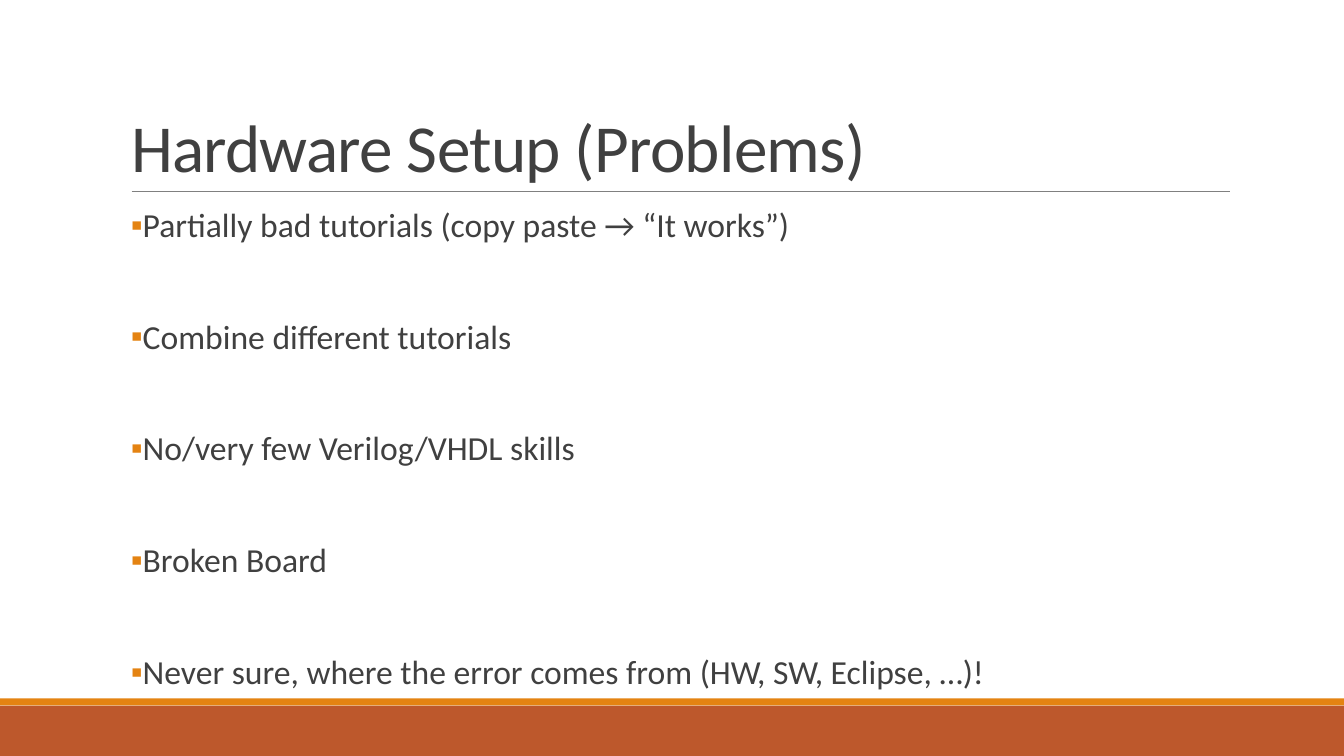
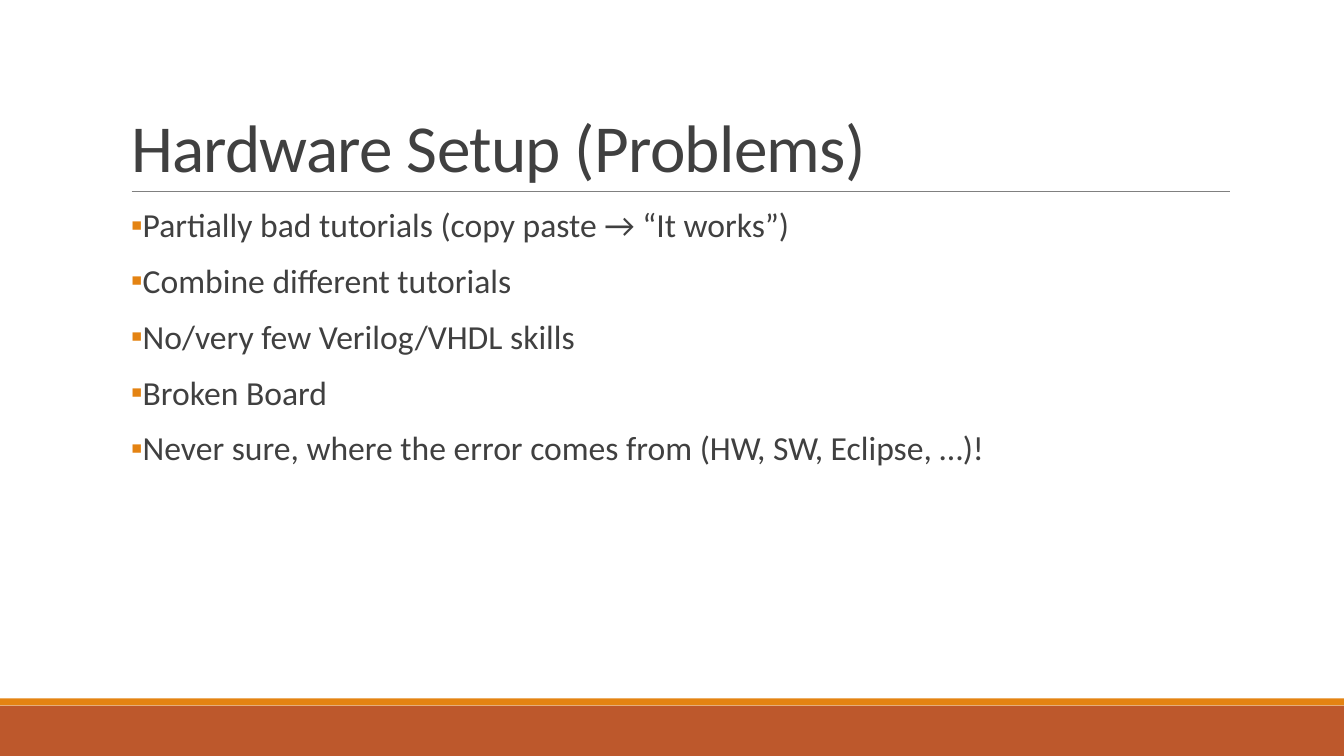
Before and after one commit to fjanssen/Car2X, a slide deck: slide 9 of doc/FinalPresentation.pptx (slide 10 before the commit). Drawn at 1344x756 pixels with LibreOffice and Linux fonts; fonts in the diff are those of the drawing. Boxes give left, top, right and bottom in pixels: in the first picture for what was removed or moved away, otherwise in the second. Text is boxed around its words. In the diff, an @@ line names an element or a change of style, - is before the commit and + after.

```diff
--- a/doc/FinalPresentation.pptx
+++ b/doc/FinalPresentation.pptx
@@ text "Partially bad tutorials (copy paste ..." rewrapped from (143,212,932,690) to (143,212,932,466) @@
```
Also in this commit, not shown: 5 other slides changed, 2 slides added, 2 slides removed, 1 other file.
